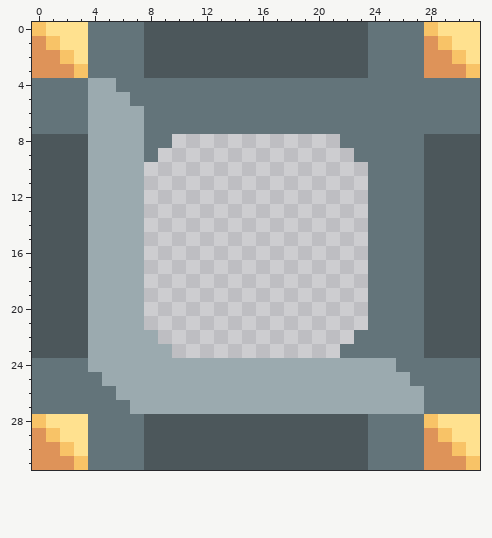
Pixel-art sprite -- sprites/blocks/transportation/Inverted-Blue-Sorter.png. Above is the file before it was changed.
The file is 32x32 pixels.
And afterwards:
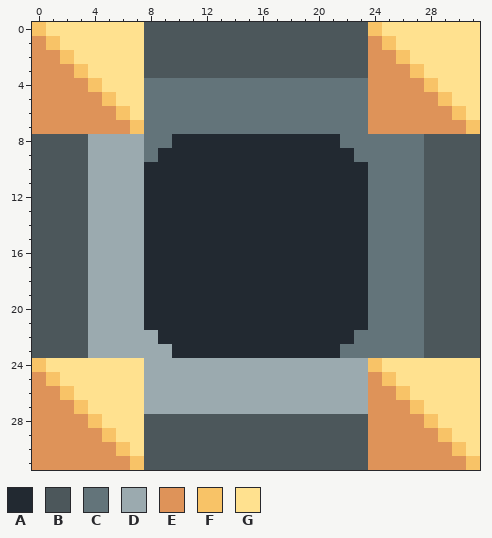
Palette (. is transparent): A #222931  B #4c575b  C #63747a  D #9baaaf  E #de9359  F #f8c367  G #ffe18f
Difference:
y 0: x 4..7 CCCC -> GGGG; x 24..28 CCCCF -> FGGGG
y 1: x 4..7 CCCC -> GGGG; x 24..29 CCCCEF -> EFGGGG
y 2: x 4..7 CCCC -> GGGG; x 24..30 CCCCEEF -> EEFGGGG
y 3: x 4..7 CCCC -> GGGG; x 24..31 CCCCEEEF -> EEEFGGGG
y 4: x 0..7 CCCCDDCC -> EEEEFGGG; x 24..31 CCCCCCCC -> EEEEFGGG
y 5: x 0..7 CCCCDDDC -> EEEEEFGG; x 24..31 CCCCCCCC -> EEEEEFGG
y 6: x 0..7 CCCCDDDD -> EEEEEEFG; x 24..31 CCCCCCCC -> EEEEEEFG
y 7: x 0..7 CCCCDDDD -> EEEEEEEF; x 24..31 CCCCCCCC -> EEEEEEEF
y 8: x 10..21 ............ -> AAAAAAAAAAAA
y 9: x 9..22 .............. -> AAAAAAAAAAAAAA
y 10..21: x 8..23 ................ -> AAAAAAAAAAAAAAAA
y 22: x 9..22 .............. -> AAAAAAAAAAAAAA
y 23: x 10..21 ............ -> AAAAAAAAAAAA
y 24: x 0..7 CCCCDDDD -> FGGGGGGG; x 24..31 DDCCCCCC -> FGGGGGGG
y 25: x 0..7 CCCCCDDD -> EFGGGGGG; x 24..31 DDDCCCCC -> EFGGGGGG
y 26: x 0..7 CCCCCCDD -> EEFGGGGG; x 24..31 DDDDCCCC -> EEFGGGGG
y 27: x 0..7 CCCCCCCD -> EEEFGGGG; x 24..31 DDDDCCCC -> EEEFGGGG
y 28: x 0..7 FGGGCCCC -> EEEEFGGG; x 24..27 CCCC -> EEEE
y 29: x 1..7 FGGCCCC -> EEEEFGG; x 24..27 CCCC -> EEEE
y 30: x 2..7 FGCCCC -> EEEEFG; x 24..27 CCCC -> EEEE
y 31: x 3..7 FCCCC -> EEEEF; x 24..27 CCCC -> EEEE
